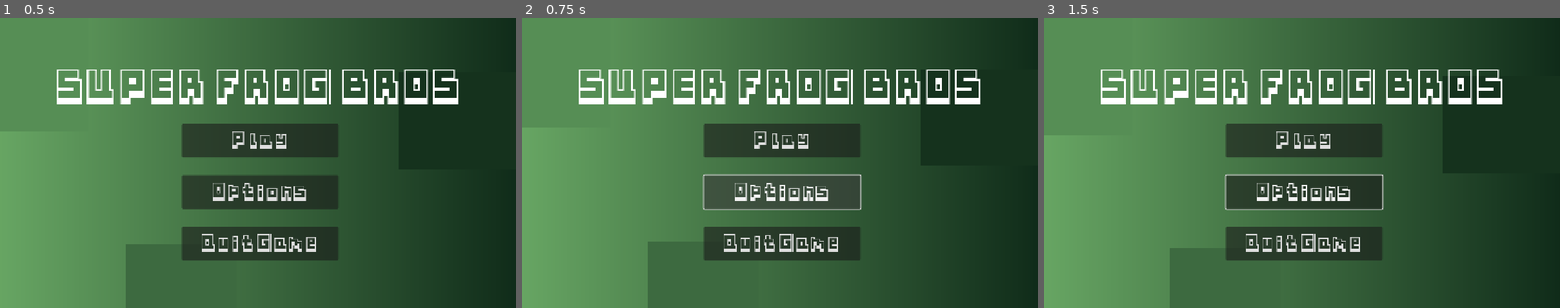
Above: before the commit, frames 1-3 (left to right).
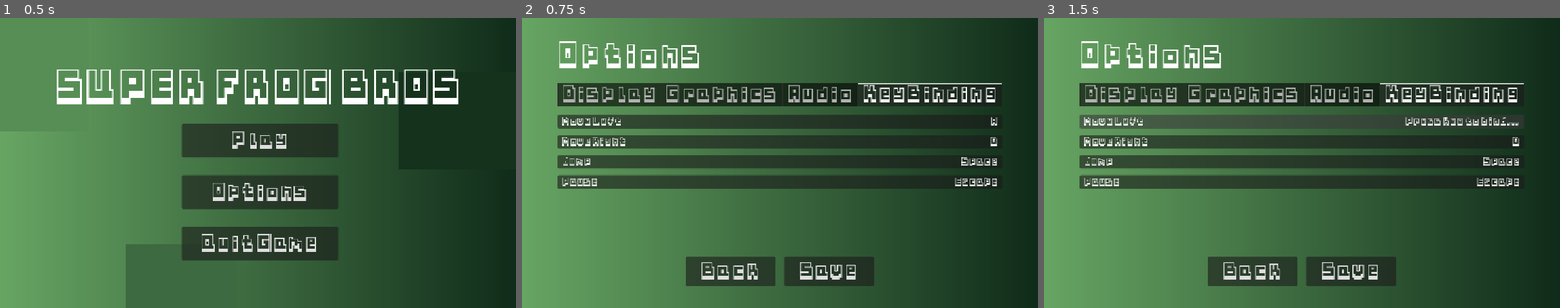
Above: after the commit, the same moments.

Repository: junyi-xie/game-dev-minor
Game: Godot game, scene res://scenes/ui/main_menu.tscn
Same seed, same stepped clock (60 frames per second), same inputs: the game is played once before the commit and once after it.
Inputs (mouse positions are in pixels of both pictures, inside the frame that each line leads up to):
- Up to frame 1 (0.5 s): no input
- Up to frame 2 (0.75 s): click "Options" at 0.5 s
- Up to frame 3 (1.5 s): click (1302, 122) at 1.27 s

Frame 1 is identical in both runs. In frame 2, 29% of the frame differs, in the area x 6-93%, y 8-100%; in frame 3, 29%.

Commit message:
Added option menu

Diff:
--- a/super-frog-bros/project.godot
+++ b/super-frog-bros/project.godot
@@ -19,7 +19,7 @@
 
 GameManager="*res://utilities/autoload/game_manager.gd"
 SceneManager="*res://utilities/autoload/scene_manager.gd"
-Soundtrack="*res://scenes/soundtrack/soundtrack.tscn"
+AudioManager="*res://utilities/autoload/audio_manager.tscn"
 
 [display]
 
--- a/super-frog-bros/scenes/environment/death_zone.tscn
+++ b/super-frog-bros/scenes/environment/death_zone.tscn
@@ -1,9 +1,14 @@
-[gd_scene load_steps=2 format=3 uid="uid://2yakw6oh3m4d"]
+[gd_scene load_steps=3 format=3 uid="uid://2yakw6oh3m4d"]
 
 [ext_resource type="Script" uid="uid://buy1ueyfiedjd" path="res://scripts/game/death_zone.gd" id="1_3owvy"]
+[ext_resource type="AudioStream" uid="uid://dgvqc2i05fte7" path="res://assets/sfx/explode.mp3" id="2_clut3"]
 
 [node name="DeathZone" type="Area2D"]
 script = ExtResource("1_3owvy")
+
+[node name="AudioStreamPlayer2D" type="AudioStreamPlayer2D" parent="."]
+stream = ExtResource("2_clut3")
+volume_db = 6.0
 
 [node name="Timer" type="Timer" parent="."]
 wait_time = 0.5
--- a/super-frog-bros/scenes/player/player.tscn
+++ b/super-frog-bros/scenes/player/player.tscn
@@ -400,10 +400,11 @@
 double_jump_state = NodePath("../DoubleJump")
 animation_name = "jump"
 
-[node name="Fall" type="Node" parent="StateMachine" node_paths=PackedStringArray("idle_state", "walk_state")]
+[node name="Fall" type="Node" parent="StateMachine" node_paths=PackedStringArray("idle_state", "walk_state", "double_jump_state")]
 script = ExtResource("12_fm80t")
 idle_state = NodePath("../Idle")
 walk_state = NodePath("../Walk")
+double_jump_state = NodePath("../DoubleJump")
 animation_name = "fall"
 
 [node name="DoubleJump" type="Node" parent="StateMachine" node_paths=PackedStringArray("fall_state")]
--- a/super-frog-bros/scenes/soundtrack/soundtrack.tscn
+++ /dev/null
@@ -1,9 +0,0 @@
-[gd_scene load_steps=2 format=3 uid="uid://ci0wl31hsenbu"]
-
-[ext_resource type="Script" uid="uid://bjqyqhv4qpy8a" path="res://scripts/game/soundtrack.gd" id="2_kf5oq"]
-
-[node name="Soundtrack" type="AudioStreamPlayer"]
-script = ExtResource("2_kf5oq")
-path_to_music_folder = "assets/music"
-
-[connection signal="finished" from="." to="." method="_on_finished"]
--- /dev/null
+++ b/super-frog-bros/scenes/ui/option_menu.tscn
@@ -0,0 +1,98 @@
+[gd_scene load_steps=9 format=3 uid="uid://y8bff5qgdumd"]
+
+[ext_resource type="Script" uid="uid://n7gr2ywaukhd" path="res://scripts/ui/option_menu.gd" id="1_ktt30"]
+[ext_resource type="FontFile" uid="uid://bydt2xc6trnm0" path="res://assets/fonts/Squares.ttf" id="2_5jsow"]
+[ext_resource type="PackedScene" uid="uid://2056tpr53pcq" path="res://scenes/ui/tabs/display.tscn" id="3_enpjp"]
+[ext_resource type="PackedScene" uid="uid://cb1liqjgx8iei" path="res://scenes/ui/tabs/graphics.tscn" id="4_br56t"]
+[ext_resource type="PackedScene" uid="uid://ds85ty7g5kx0o" path="res://scenes/ui/tabs/audio.tscn" id="5_jvtuq"]
+[ext_resource type="PackedScene" uid="uid://pm1d4b6rh0jj" path="res://scenes/ui/tabs/key_binding.tscn" id="6_338nn"]
+
+[sub_resource type="Gradient" id="Gradient_87aya"]
+offsets = PackedFloat32Array(0.00324675, 1)
+colors = PackedColorArray(0.403922, 0.647059, 0.388235, 1, 0.062465, 0.170364, 0.100488, 1)
+
+[sub_resource type="GradientTexture1D" id="GradientTexture1D_5jsow"]
+gradient = SubResource("Gradient_87aya")
+
+[node name="OptionMenu" type="CanvasLayer"]
+script = ExtResource("1_ktt30")
+
+[node name="TextureRect" type="TextureRect" parent="."]
+anchors_preset = 15
+anchor_right = 1.0
+anchor_bottom = 1.0
+grow_horizontal = 2
+grow_vertical = 2
+texture = SubResource("GradientTexture1D_5jsow")
+
+[node name="MarginContainer" type="MarginContainer" parent="."]
+anchors_preset = 15
+anchor_right = 1.0
+anchor_bottom = 1.0
+grow_horizontal = 2
+grow_vertical = 2
+theme_override_constants/margin_left = 50
+theme_override_constants/margin_top = 50
+theme_override_constants/margin_right = 50
+theme_override_constants/margin_bottom = 50
+
+[node name="VBoxContainer" type="VBoxContainer" parent="MarginContainer"]
+layout_mode = 2
+size_flags_horizontal = 4
+theme_override_constants/separation = 30
+
+[node name="Label" type="Label" parent="MarginContainer/VBoxContainer"]
+layout_mode = 2
+theme_override_fonts/font = ExtResource("2_5jsow")
+theme_override_font_sizes/font_size = 18
+text = "Options"
+
+[node name="TabContainer" type="TabContainer" parent="MarginContainer/VBoxContainer"]
+layout_mode = 2
+theme_override_fonts/font = ExtResource("2_5jsow")
+theme_override_font_sizes/font_size = 12
+tab_alignment = 1
+current_tab = 3
+clip_tabs = false
+
+[node name="Display" parent="MarginContainer/VBoxContainer/TabContainer" instance=ExtResource("3_enpjp")]
+visible = false
+layout_mode = 2
+metadata/_tab_index = 0
+
+[node name="Graphics" parent="MarginContainer/VBoxContainer/TabContainer" instance=ExtResource("4_br56t")]
+visible = false
+layout_mode = 2
+metadata/_tab_index = 1
+
+[node name="Audio" parent="MarginContainer/VBoxContainer/TabContainer" instance=ExtResource("5_jvtuq")]
+visible = false
+layout_mode = 2
+metadata/_tab_index = 2
+
+[node name="KeyBinding" parent="MarginContainer/VBoxContainer/TabContainer" instance=ExtResource("6_338nn")]
+layout_mode = 2
+metadata/_tab_index = 3
+
+[node name="HBoxContainer" type="HBoxContainer" parent="MarginContainer/VBoxContainer"]
+layout_mode = 2
+size_flags_horizontal = 4
+size_flags_vertical = 10
+theme_override_constants/separation = 20
+
+[node name="Back" type="Button" parent="MarginContainer/VBoxContainer/HBoxContainer"]
+custom_minimum_size = Vector2(200, 65)
+layout_mode = 2
+theme_override_fonts/font = ExtResource("2_5jsow")
+theme_override_font_sizes/font_size = 12
+text = "Back"
+
+[node name="Save" type="Button" parent="MarginContainer/VBoxContainer/HBoxContainer"]
+custom_minimum_size = Vector2(200, 65)
+layout_mode = 2
+theme_override_fonts/font = ExtResource("2_5jsow")
+theme_override_font_sizes/font_size = 12
+text = "Save"
+
+[connection signal="pressed" from="MarginContainer/VBoxContainer/HBoxContainer/Back" to="." method="_on_back_pressed"]
+[connection signal="pressed" from="MarginContainer/VBoxContainer/HBoxContainer/Save" to="." method="_on_save_pressed"]
--- /dev/null
+++ b/super-frog-bros/scenes/ui/tabs/audio.tscn
@@ -0,0 +1,74 @@
+[gd_scene load_steps=6 format=3 uid="uid://ds85ty7g5kx0o"]
+
+[ext_resource type="Script" uid="uid://kffuf45rdkid" path="res://scripts/ui/audio/audio.gd" id="1_uebln"]
+[ext_resource type="FontFile" uid="uid://bydt2xc6trnm0" path="res://assets/fonts/Squares.ttf" id="2_y3erf"]
+
+[sub_resource type="LabelSettings" id="LabelSettings_uebln"]
+font = ExtResource("2_y3erf")
+font_size = 6
+
+[sub_resource type="StyleBoxEmpty" id="StyleBoxEmpty_ghcvt"]
+
+[sub_resource type="LabelSettings" id="LabelSettings_y3erf"]
+font = ExtResource("2_y3erf")
+font_size = 6
+
+[node name="Audio" type="Control"]
+layout_mode = 3
+anchors_preset = 15
+anchor_right = 1.0
+anchor_bottom = 1.0
+grow_horizontal = 2
+grow_vertical = 2
+script = ExtResource("1_uebln")
+
+[node name="MarginContainer" type="MarginContainer" parent="."]
+layout_mode = 1
+anchors_preset = 10
+anchor_right = 1.0
+offset_bottom = 74.0
+grow_horizontal = 2
+theme_override_constants/margin_top = 20
+theme_override_constants/margin_bottom = 20
+
+[node name="VBoxContainer" type="VBoxContainer" parent="MarginContainer"]
+layout_mode = 2
+
+[node name="MusicVolume" type="HBoxContainer" parent="MarginContainer/VBoxContainer"]
+layout_mode = 2
+
+[node name="Label" type="Label" parent="MarginContainer/VBoxContainer/MusicVolume"]
+layout_mode = 2
+text = "Music Volume"
+label_settings = SubResource("LabelSettings_uebln")
+
+[node name="Control" type="Control" parent="MarginContainer/VBoxContainer/MusicVolume"]
+layout_mode = 2
+size_flags_horizontal = 3
+
+[node name="MusicHSlider" type="HSlider" parent="MarginContainer/VBoxContainer/MusicVolume"]
+custom_minimum_size = Vector2(200, 20)
+layout_mode = 2
+
+[node name="HSeparator" type="HSeparator" parent="MarginContainer/VBoxContainer"]
+layout_mode = 2
+theme_override_styles/separator = SubResource("StyleBoxEmpty_ghcvt")
+
+[node name="SFXVolume" type="HBoxContainer" parent="MarginContainer/VBoxContainer"]
+layout_mode = 2
+
+[node name="Label" type="Label" parent="MarginContainer/VBoxContainer/SFXVolume"]
+layout_mode = 2
+text = "SFX Volume"
+label_settings = SubResource("LabelSettings_y3erf")
+
+[node name="Control" type="Control" parent="MarginContainer/VBoxContainer/SFXVolume"]
+layout_mode = 2
+size_flags_horizontal = 3
+
+[node name="SFXHSlider" type="HSlider" parent="MarginContainer/VBoxContainer/SFXVolume"]
+custom_minimum_size = Vector2(200, 20)
+layout_mode = 2
+
+[connection signal="value_changed" from="MarginContainer/VBoxContainer/MusicVolume/MusicHSlider" to="." method="_on_music_h_slider_value_changed"]
+[connection signal="value_changed" from="MarginContainer/VBoxContainer/SFXVolume/SFXHSlider" to="." method="_on_sfx_h_slider_value_changed"]
--- /dev/null
+++ b/super-frog-bros/scenes/ui/tabs/display.tscn
@@ -0,0 +1,97 @@
+[gd_scene load_steps=7 format=3 uid="uid://2056tpr53pcq"]
+
+[ext_resource type="Script" uid="uid://cig3i8h83e5n4" path="res://scripts/ui/display/display.gd" id="1_ph8n0"]
+[ext_resource type="FontFile" uid="uid://bydt2xc6trnm0" path="res://assets/fonts/Squares.ttf" id="2_f61r8"]
+
+[sub_resource type="LabelSettings" id="LabelSettings_8dbxp"]
+font = ExtResource("2_f61r8")
+font_size = 6
+
+[sub_resource type="StyleBoxEmpty" id="StyleBoxEmpty_ph8n0"]
+
+[sub_resource type="LabelSettings" id="LabelSettings_f61r8"]
+font = ExtResource("2_f61r8")
+font_size = 6
+
+[sub_resource type="LabelSettings" id="LabelSettings_qwjcr"]
+font = ExtResource("2_f61r8")
+font_size = 6
+
+[node name="Display" type="Control"]
+layout_mode = 3
+anchors_preset = 15
+anchor_right = 1.0
+anchor_bottom = 1.0
+grow_horizontal = 2
+grow_vertical = 2
+script = ExtResource("1_ph8n0")
+
+[node name="MarginContainer" type="MarginContainer" parent="."]
+layout_mode = 1
+anchors_preset = 10
+anchor_right = 1.0
+offset_bottom = 74.0
+grow_horizontal = 2
+theme_override_constants/margin_top = 20
+theme_override_constants/margin_bottom = 20
+
+[node name="VBoxContainer" type="VBoxContainer" parent="MarginContainer"]
+layout_mode = 2
+
+[node name="Resolution" type="HBoxContainer" parent="MarginContainer/VBoxContainer"]
+layout_mode = 2
+
+[node name="Label" type="Label" parent="MarginContainer/VBoxContainer/Resolution"]
+layout_mode = 2
+text = "Resolution"
+label_settings = SubResource("LabelSettings_8dbxp")
+
+[node name="Spacer" type="Control" parent="MarginContainer/VBoxContainer/Resolution"]
+layout_mode = 2
+size_flags_horizontal = 3
+
+[node name="ResolutionButton" type="OptionButton" parent="MarginContainer/VBoxContainer/Resolution"]
+layout_mode = 2
+
+[node name="HSeparator" type="HSeparator" parent="MarginContainer/VBoxContainer"]
+layout_mode = 2
+theme_override_styles/separator = SubResource("StyleBoxEmpty_ph8n0")
+
+[node name="FullScreen" type="HBoxContainer" parent="MarginContainer/VBoxContainer"]
+layout_mode = 2
+
+[node name="Label" type="Label" parent="MarginContainer/VBoxContainer/FullScreen"]
+layout_mode = 2
+text = "Full Screen"
+label_settings = SubResource("LabelSettings_f61r8")
+
+[node name="Spacer" type="Control" parent="MarginContainer/VBoxContainer/FullScreen"]
+layout_mode = 2
+size_flags_horizontal = 3
+
+[node name="FullScreenCheckButton" type="CheckButton" parent="MarginContainer/VBoxContainer/FullScreen"]
+layout_mode = 2
+theme_override_font_sizes/font_size = 24
+
+[node name="HSeparator2" type="HSeparator" parent="MarginContainer/VBoxContainer"]
+layout_mode = 2
+theme_override_styles/separator = SubResource("StyleBoxEmpty_ph8n0")
+
+[node name="Borderless" type="HBoxContainer" parent="MarginContainer/VBoxContainer"]
+layout_mode = 2
+
+[node name="Label" type="Label" parent="MarginContainer/VBoxContainer/Borderless"]
+layout_mode = 2
+text = "Borderless"
+label_settings = SubResource("LabelSettings_qwjcr")
+
+[node name="Spacer" type="Control" parent="MarginContainer/VBoxContainer/Borderless"]
+layout_mode = 2
+size_flags_horizontal = 3
+
+[node name="BorderlessCheckButton" type="CheckButton" parent="MarginContainer/VBoxContainer/Borderless"]
+layout_mode = 2
+
+[connection signal="item_selected" from="MarginContainer/VBoxContainer/Resolution/ResolutionButton" to="." method="_on_resolution_button_item_selected"]
+[connection signal="toggled" from="MarginContainer/VBoxContainer/FullScreen/FullScreenCheckButton" to="." method="_on_full_screen_check_button_toggled"]
+[connection signal="toggled" from="MarginContainer/VBoxContainer/Borderless/BorderlessCheckButton" to="." method="_on_borderless_check_button_toggled"]
--- /dev/null
+++ b/super-frog-bros/scenes/ui/tabs/graphics.tscn
@@ -0,0 +1,46 @@
+[gd_scene load_steps=4 format=3 uid="uid://cb1liqjgx8iei"]
+
+[ext_resource type="Script" uid="uid://qseoroa6qafm" path="res://scripts/ui/graphics/graphics.gd" id="1_ntdu4"]
+[ext_resource type="FontFile" uid="uid://bydt2xc6trnm0" path="res://assets/fonts/Squares.ttf" id="2_v8y25"]
+
+[sub_resource type="LabelSettings" id="LabelSettings_ntdu4"]
+font = ExtResource("2_v8y25")
+font_size = 6
+
+[node name="Graphics" type="Control"]
+layout_mode = 3
+anchors_preset = 15
+anchor_right = 1.0
+anchor_bottom = 1.0
+grow_horizontal = 2
+grow_vertical = 2
+script = ExtResource("1_ntdu4")
+
+[node name="MarginContainer" type="MarginContainer" parent="."]
+layout_mode = 1
+anchors_preset = 10
+anchor_right = 1.0
+offset_bottom = 74.0
+grow_horizontal = 2
+theme_override_constants/margin_top = 20
+theme_override_constants/margin_bottom = 20
+
+[node name="VBoxContainer" type="VBoxContainer" parent="MarginContainer"]
+layout_mode = 2
+
+[node name="VSync" type="HBoxContainer" parent="MarginContainer/VBoxContainer"]
+layout_mode = 2
+
+[node name="Label" type="Label" parent="MarginContainer/VBoxContainer/VSync"]
+layout_mode = 2
+text = "V-Sync"
+label_settings = SubResource("LabelSettings_ntdu4")
+
+[node name="Spacer" type="Control" parent="MarginContainer/VBoxContainer/VSync"]
+layout_mode = 2
+size_flags_horizontal = 3
+
+[node name="VSyncCheckButton" type="CheckButton" parent="MarginContainer/VBoxContainer/VSync"]
+layout_mode = 2
+
+[connection signal="toggled" from="MarginContainer/VBoxContainer/VSync/VSyncCheckButton" to="." method="_on_v_sync_check_button_toggled"]
--- /dev/null
+++ b/super-frog-bros/scenes/ui/tabs/key_binding.tscn
@@ -0,0 +1,25 @@
+[gd_scene load_steps=2 format=3 uid="uid://pm1d4b6rh0jj"]
+
+[ext_resource type="Script" uid="uid://3sejemyttwnu" path="res://scripts/ui/key_binding/key_binding.gd" id="1_34vp3"]
+
+[node name="KeyBinding" type="Control"]
+layout_mode = 3
+anchors_preset = 15
+anchor_right = 1.0
+anchor_bottom = 1.0
+grow_horizontal = 2
+grow_vertical = 2
+script = ExtResource("1_34vp3")
+
+[node name="MarginContainer" type="MarginContainer" parent="."]
+layout_mode = 1
+anchors_preset = 10
+anchor_right = 1.0
+offset_bottom = 30.0
+grow_horizontal = 2
+theme_override_constants/margin_top = 20
+theme_override_constants/margin_bottom = 20
+
+[node name="VBoxContainer" type="VBoxContainer" parent="MarginContainer"]
+layout_mode = 2
+theme_override_constants/separation = 15
--- /dev/null
+++ b/super-frog-bros/scenes/ui/tabs/key_input.tscn
@@ -0,0 +1,44 @@
+[gd_scene load_steps=2 format=3 uid="uid://dby67pg1f5pkk"]
+
+[ext_resource type="FontFile" uid="uid://bydt2xc6trnm0" path="res://assets/fonts/Squares.ttf" id="1_aeefl"]
+
+[node name="KeyInput" type="Button"]
+custom_minimum_size = Vector2(0, 30)
+anchors_preset = 10
+anchor_right = 1.0
+offset_bottom = 8.0
+grow_horizontal = 2
+focus_mode = 0
+
+[node name="MarginContainer" type="MarginContainer" parent="."]
+layout_mode = 1
+anchors_preset = 15
+anchor_right = 1.0
+anchor_bottom = 1.0
+grow_horizontal = 2
+grow_vertical = 2
+theme_override_constants/margin_left = 10
+theme_override_constants/margin_right = 10
+
+[node name="HBoxContainer" type="HBoxContainer" parent="MarginContainer"]
+layout_mode = 2
+
+[node name="ActionLabel" type="Label" parent="MarginContainer/HBoxContainer"]
+layout_mode = 2
+mouse_filter = 1
+theme_override_fonts/font = ExtResource("1_aeefl")
+theme_override_font_sizes/font_size = 6
+text = "Action Name"
+horizontal_alignment = 1
+
+[node name="Spacer" type="Control" parent="MarginContainer/HBoxContainer"]
+layout_mode = 2
+size_flags_horizontal = 3
+mouse_filter = 1
+
+[node name="InputLabel" type="Label" parent="MarginContainer/HBoxContainer"]
+layout_mode = 2
+theme_override_fonts/font = ExtResource("1_aeefl")
+theme_override_font_sizes/font_size = 6
+text = "Input Key"
+horizontal_alignment = 1
--- a/super-frog-bros/scripts/entities/player/states/fall.gd
+++ b/super-frog-bros/scripts/entities/player/states/fall.gd
@@ -3,6 +3,7 @@
 @export_category("States")
 @export var idle_state: State
 @export var walk_state: State
+@export var double_jump_state: State
 
 func process_physics(delta: float) -> State:
 	parent.velocity.y += gravity * delta
@@ -15,6 +16,10 @@
 	parent.velocity.x = movement
 	parent.move_and_slide()
 
+	if Input.is_action_just_pressed("jump") and not parent.is_on_floor() and parent.can_double_jump:
+		parent.can_double_jump = false
+		return double_jump_state
+
 	if parent.is_on_floor():
 		if movement != 0:
 			return walk_state
--- a/super-frog-bros/scripts/game/death_zone.gd
+++ b/super-frog-bros/scripts/game/death_zone.gd
@@ -1,5 +1,6 @@
 extends Area2D
 
+@onready var sound = $AudioStreamPlayer2D
 @onready var timer = $Timer
 
 func _on_body_entered(body: Node2D) -> void:
--- /dev/null
+++ b/super-frog-bros/scripts/ui/audio/audio.gd
@@ -0,0 +1,13 @@
+extends Control
+
+@onready var music_slider: HSlider = $MarginContainer/VBoxContainer/MusicVolume/MusicHSlider
+@onready var sfx_slider: HSlider = $MarginContainer/VBoxContainer/SFXVolume/SFXHSlider
+
+func _ready() -> void:
+	pass
+
+func _on_music_h_slider_value_changed(value: float) -> void:
+	print(value)
+
+func _on_sfx_h_slider_value_changed(value: float) -> void:
+	print(value)
--- /dev/null
+++ b/super-frog-bros/scripts/ui/display/display.gd
@@ -0,0 +1,43 @@
+extends Control
+
+@onready var resolution_button: OptionButton = $MarginContainer/VBoxContainer/Resolution/ResolutionButton
+@onready var full_screen_button: CheckButton = $MarginContainer/VBoxContainer/FullScreen/FullScreenCheckButton
+@onready var borderless_button: CheckButton = $MarginContainer/VBoxContainer/Borderless/BorderlessCheckButton
+
+const RESOLUTIONS: Dictionary = {
+	"640x360": Vector2i(640, 360),
+	"800x450": Vector2i(800, 450),
+	"854x480": Vector2i(854, 480),
+	"1024x576": Vector2i(1024, 576),
+	"1152x648": Vector2i(1152, 648),
+	"1280x720": Vector2i(1280, 720),
+	"1366x768": Vector2i(1366, 768),
+	"1600x900": Vector2i(1600, 900),
+	"1920x1080": Vector2i(1920, 1080),
+	"2560x1440": Vector2i(2560, 1440)
+}
+
+func _ready() -> void:
+	for resolution in RESOLUTIONS:
+		resolution_button.add_item(resolution)
+
+func _on_resolution_button_item_selected(index: int) -> void:
+	var new_size = RESOLUTIONS.values()[index]
+	DisplayServer.window_set_size(new_size)
+
+	var screen_index = DisplayServer.window_get_current_screen()
+	var screen_size = DisplayServer.screen_get_size(screen_index)
+
+	var new_position = (screen_size - new_size) / 2
+	DisplayServer.window_set_position(new_position)
+
+	resolution_button.selected = index
+
+func _on_full_screen_check_button_toggled(toggled_on: bool) -> void:
+	if (toggled_on):
+		DisplayServer.window_set_mode(DisplayServer.WINDOW_MODE_FULLSCREEN)
+	else:
+		DisplayServer.window_set_mode(DisplayServer.WINDOW_MODE_WINDOWED)
+
+func _on_borderless_check_button_toggled(toggled_on: bool) -> void:
+	DisplayServer.window_set_flag(DisplayServer.WINDOW_FLAG_BORDERLESS, toggled_on)
--- /dev/null
+++ b/super-frog-bros/scripts/ui/graphics/graphics.gd
@@ -0,0 +1,12 @@
+extends Control
+
+@onready var v_sync_button: CheckButton = $MarginContainer/VBoxContainer/VSync/VSyncCheckButton
+
+func _ready() -> void:
+	pass
+
+func _on_v_sync_check_button_toggled(toggled_on: bool) -> void:
+	if toggled_on:
+		DisplayServer.window_set_vsync_mode(DisplayServer.VSYNC_ENABLED)
+	else:
+		DisplayServer.window_set_vsync_mode(DisplayServer.VSYNC_DISABLED)
--- /dev/null
+++ b/super-frog-bros/scripts/ui/key_binding/key_binding.gd
@@ -0,0 +1,63 @@
+extends Control
+
+@onready var action_list: VBoxContainer = $MarginContainer/VBoxContainer
+
+var is_remapping = false
+var action_to_remap = null
+var remapping_button = null
+
+var input_actions = {
+	"move_left": "Move Left",
+	"move_right": "Move Right",
+	"jump": "Jump",
+	"pause": "Pause"
+}
+
+func _ready() -> void:
+	_create_action_list()
+
+func _create_action_list() -> void:
+	InputMap.load_from_project_settings()
+
+	for item in action_list.get_children():
+		item.queue_free()
+
+	for action in input_actions:
+		var button = load("uid://dby67pg1f5pkk").instantiate()
+		var action_label = button.find_child("ActionLabel")
+		var input_label = button.find_child("InputLabel")
+
+		action_label.text = input_actions[action]
+
+		var events = InputMap.action_get_events(action)
+		if events.size() > 0:
+			input_label.text = events[0].as_text().trim_suffix(" (Physical)")
+		else:
+			input_label.text = ""
+
+		action_list.add_child(button)
+		button.pressed.connect(_on_input_button_pressed.bind(button, action))
+
+func _on_input_button_pressed(button, action) -> void:
+	if not is_remapping:
+		is_remapping = true
+		action_to_remap = action
+		remapping_button = button
+		button.find_child("InputLabel").text = "Press key to bind..."
+
+func _input(event) -> void:
+	if is_remapping:
+		if (event is InputEventKey || (event is InputEventMouseButton && event.pressed)):
+			InputMap.action_erase_events(action_to_remap)
+			InputMap.action_add_event(action_to_remap, event)
+
+			_update_action_list(remapping_button, event)
+
+			is_remapping = false
+			action_to_remap = null
+			remapping_button = null
+
+			accept_event()
+
+func _update_action_list(button, event) -> void:
+	button.find_child("InputLabel").text = event.as_text().trim_suffix(" (Physical)")
--- a/super-frog-bros/scripts/ui/main_menu.gd
+++ b/super-frog-bros/scripts/ui/main_menu.gd
@@ -27,8 +27,7 @@
 	SceneManager.swap_scenes("LEVEL", get_tree().root, true)
 
 func _on_options_pressed() -> void:
-	## go to options menu
-	pass
+	SceneManager.swap_scenes("OPTION_MENU", get_tree().root)
 
 func _on_quit_game_pressed() -> void:
 	get_tree().quit()
--- /dev/null
+++ b/super-frog-bros/scripts/ui/option_menu.gd
@@ -0,0 +1,11 @@
+extends Node
+
+func _ready() -> void:
+	process_mode = Node.PROCESS_MODE_ALWAYS
+
+func _on_back_pressed() -> void:
+	queue_free()
+
+func _on_save_pressed() -> void:
+	# for now
+	queue_free()
--- a/super-frog-bros/scripts/ui/pause_menu.gd
+++ b/super-frog-bros/scripts/ui/pause_menu.gd
@@ -8,8 +8,7 @@
 	get_tree().paused = false
 
 func _on_options_pressed() -> void:
-	## load options menu
-	pass
+	SceneManager.swap_scenes("OPTION_MENU", get_tree().root)
 
 func _on_exit_pressed() -> void:
 	SceneManager.swap_scenes("MAIN_MENU", get_tree().root, true)
--- /dev/null
+++ b/super-frog-bros/utilities/autoload/audio_manager.tscn
@@ -0,0 +1,9 @@
+[gd_scene load_steps=2 format=3 uid="uid://ci0wl31hsenbu"]
+
+[ext_resource type="Script" uid="uid://bjqyqhv4qpy8a" path="res://utilities/autoload/audio_manager.gd" id="1_o8v6k"]
+
+[node name="Soundtrack" type="AudioStreamPlayer"]
+script = ExtResource("1_o8v6k")
+path_to_music_folder = "assets/music"
+
+[connection signal="finished" from="." to="." method="_on_finished"]
--- a/super-frog-bros/utilities/autoload/scene_manager.gd
+++ b/super-frog-bros/utilities/autoload/scene_manager.gd
@@ -4,7 +4,8 @@
 	"MAIN_MENU": preload("uid://bks1tp7iiyda"),
 	"LEVEL": preload("uid://8tyha206enli"),
 	"GAME_OVER": preload("uid://c66xcqwm6cpbj"),
-	"PAUSE_MENU": preload("uid://drsjw1xw8i3co")
+	"PAUSE_MENU": preload("uid://drsjw1xw8i3co"),
+	"OPTION_MENU": preload("uid://y8bff5qgdumd")
 }
 
 func swap_scenes(scene_to_load, load_into: Node, clear_existing_scenes: bool = false) -> void:
@@ -16,7 +17,7 @@
 
 	if clear_existing_scenes:
 		for child in load_into.get_children():
-			if not child.name in ["GameManager", "SceneManager", "Soundtrack"]: ## i was braindead, not efficient this way
+			if not child.name in ["GameManager", "SceneManager", "AudioManager"]: ## i was braindead, not efficient this way
 				child.queue_free()
 
 	var new_scene = scenes[scene_to_load].instantiate()
--- a/super-frog-bros/utilities/state_machine/state_machine.gd
+++ b/super-frog-bros/utilities/state_machine/state_machine.gd
@@ -1,6 +1,4 @@
 extends Node
-
-signal state_changed(state_name: String)
 
 @export_category("States")
 @export var default_state: State
@@ -20,8 +18,6 @@
 	current_state = new_state
 	current_state.enter()
 
-	state_changed.emit(current_state.name)
-
 func process_physics(delta: float) -> void:
 	var new_state = current_state.process_physics(delta)
 	if new_state:
Not shown, removed: super-frog-bros/assets/fonts/Cuddle Clouds.wav.import
Not shown, removed: super-frog-bros/assets/fonts/Evening Harmony.wav.import
Not shown, removed: super-frog-bros/assets/fonts/Floating Dream.wav.import
Not shown, removed: super-frog-bros/assets/fonts/Gentle Breeze.wav.import
Not shown, removed: super-frog-bros/assets/fonts/Golden Gleam.wav.import
Not shown, removed: super-frog-bros/assets/fonts/Polar Lights.wav.import
Not shown, removed: super-frog-bros/assets/fonts/Wanderer's Tale.wav.import
Not shown, removed: super-frog-bros/assets/fonts/Whispering Woods.wav.import
Not shown, removed: super-frog-bros/assets/music/jump.mp3.import
Not shown, added: super-frog-bros/assets/sfx/explode.mp3.import
Not shown, added: super-frog-bros/assets/sfx/hurt.mp3.import
Not shown: 1 places in super-frog-bros/scenes/ui/main_menu.tscn that only renumber resources
(and 18 more such lines)
